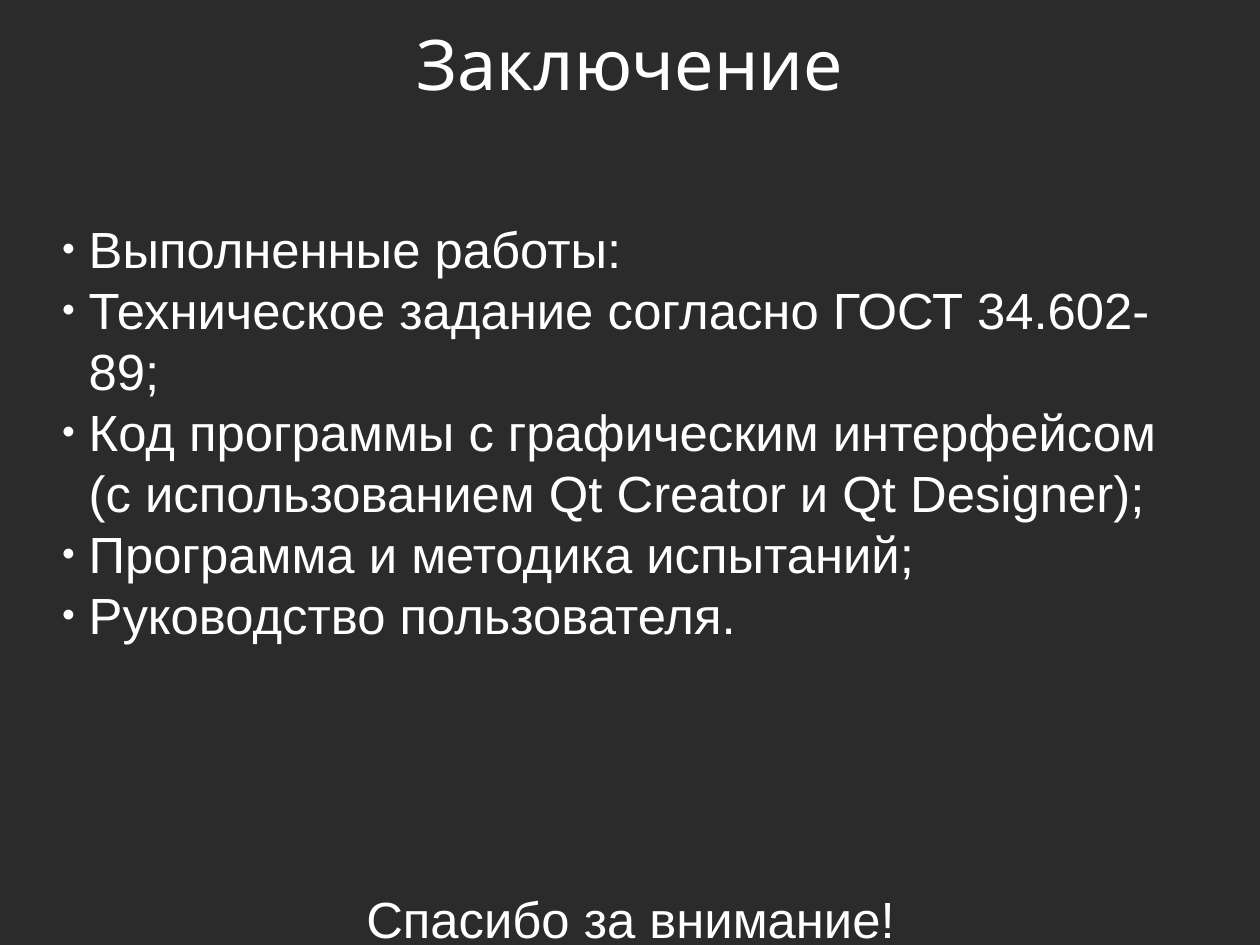
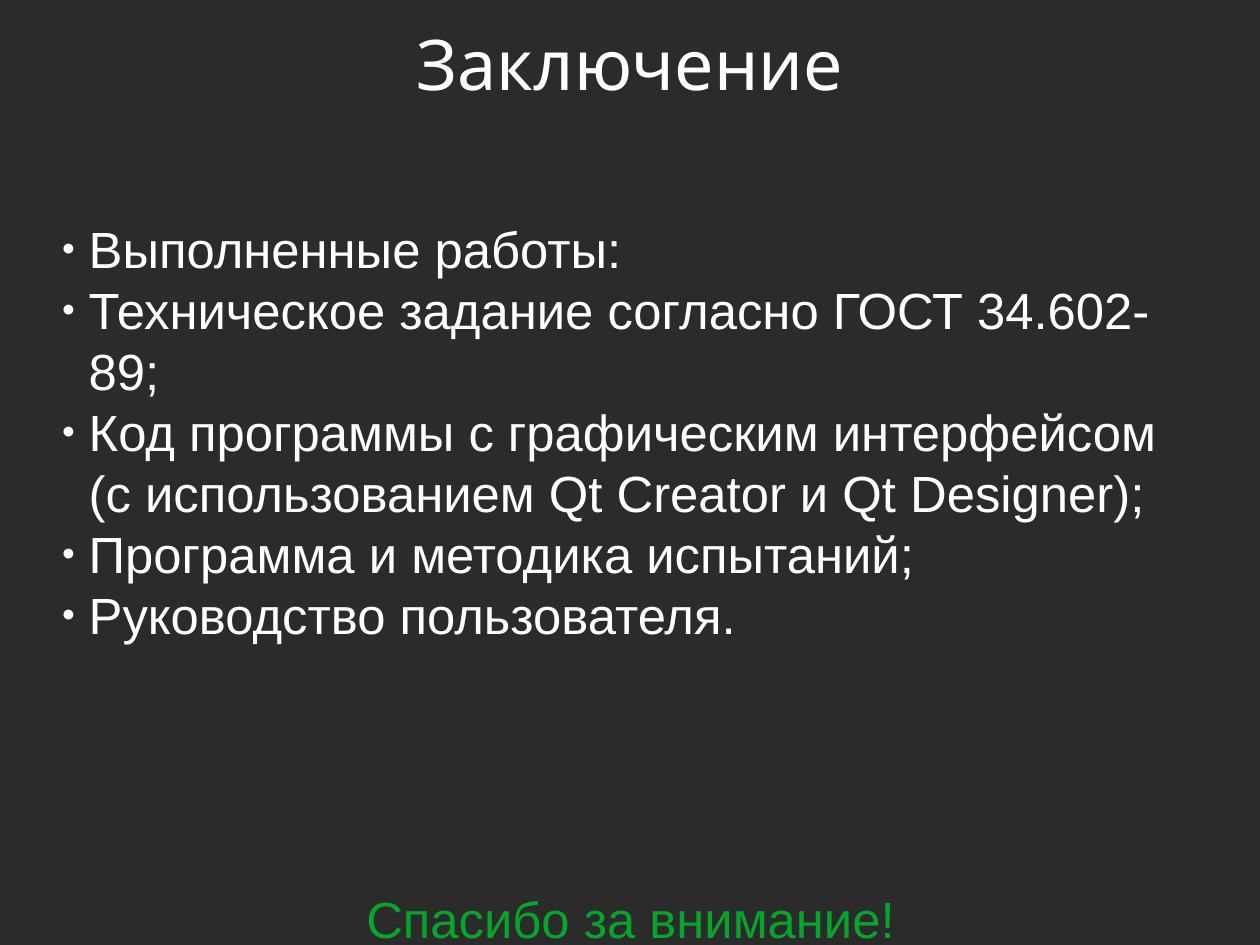
Before and after one commit to ikherty/OPD, a slide deck: slide 14 of PrezentationOPD.odp (slide 15 before the commit). Drawn at 1260x945 pixels with LibreOffice and Linux fonts; fonts in the diff are those of the drawing; background and template pictures are left out; a plain dark background stands for a picture behind light text. Boxes give left, top, right and bottom in pixels: in the first picture for what was removed or moved away, otherwise in the second. Text is boxed around its words. In the diff, an @@ line names an element or a change of style, - is before the commit and + after.

```diff
--- a/PrezentationOPD.odp
+++ b/PrezentationOPD.odp
@@ text at (366, 901, 894, 939): text colour #FFFFFF to #05A42B in "Спасибо за внимание!" @@
```
Also in this commit, not shown: 2 other slides changed, 2 slides added, 3 slides removed, 43 other files.
